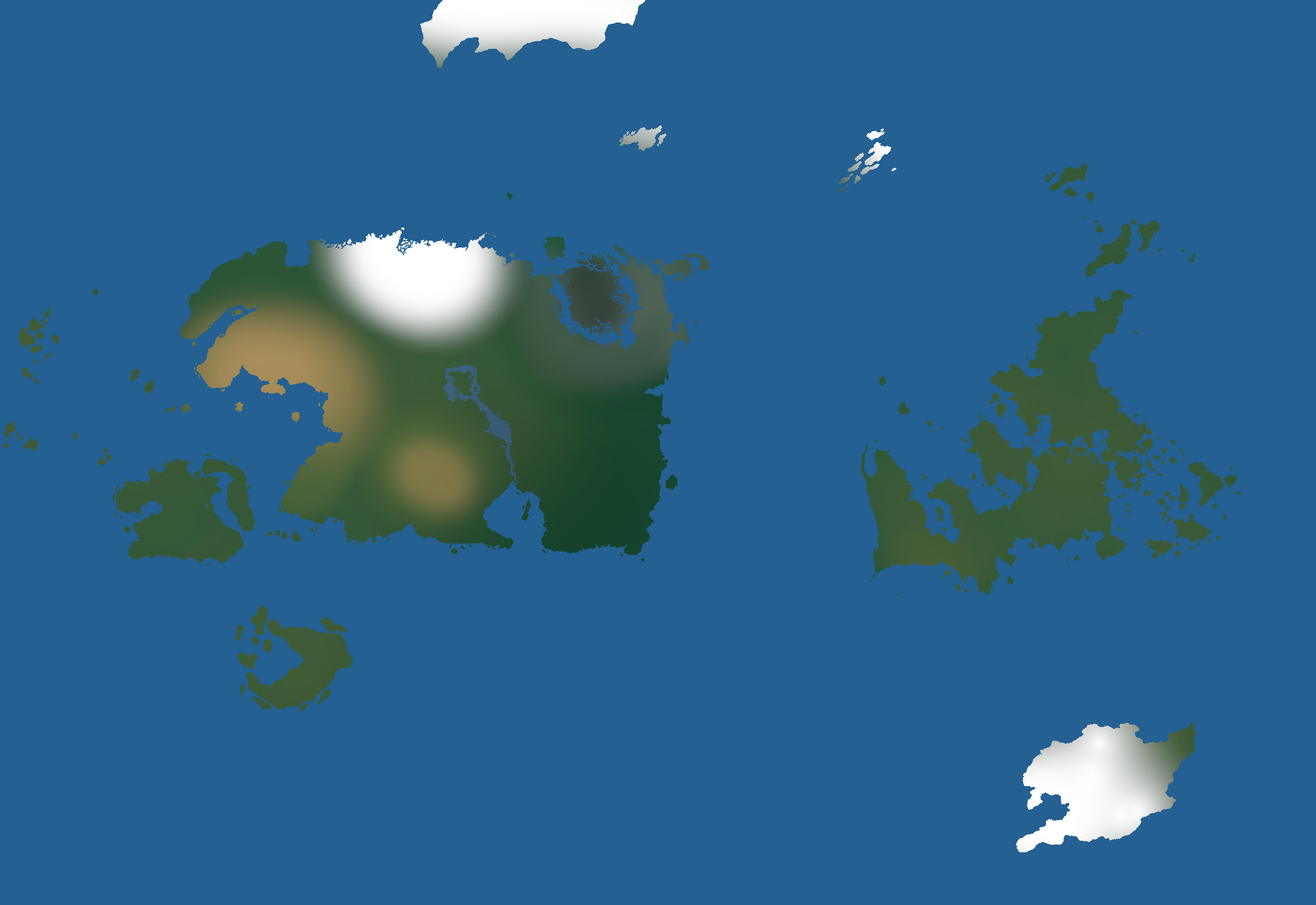
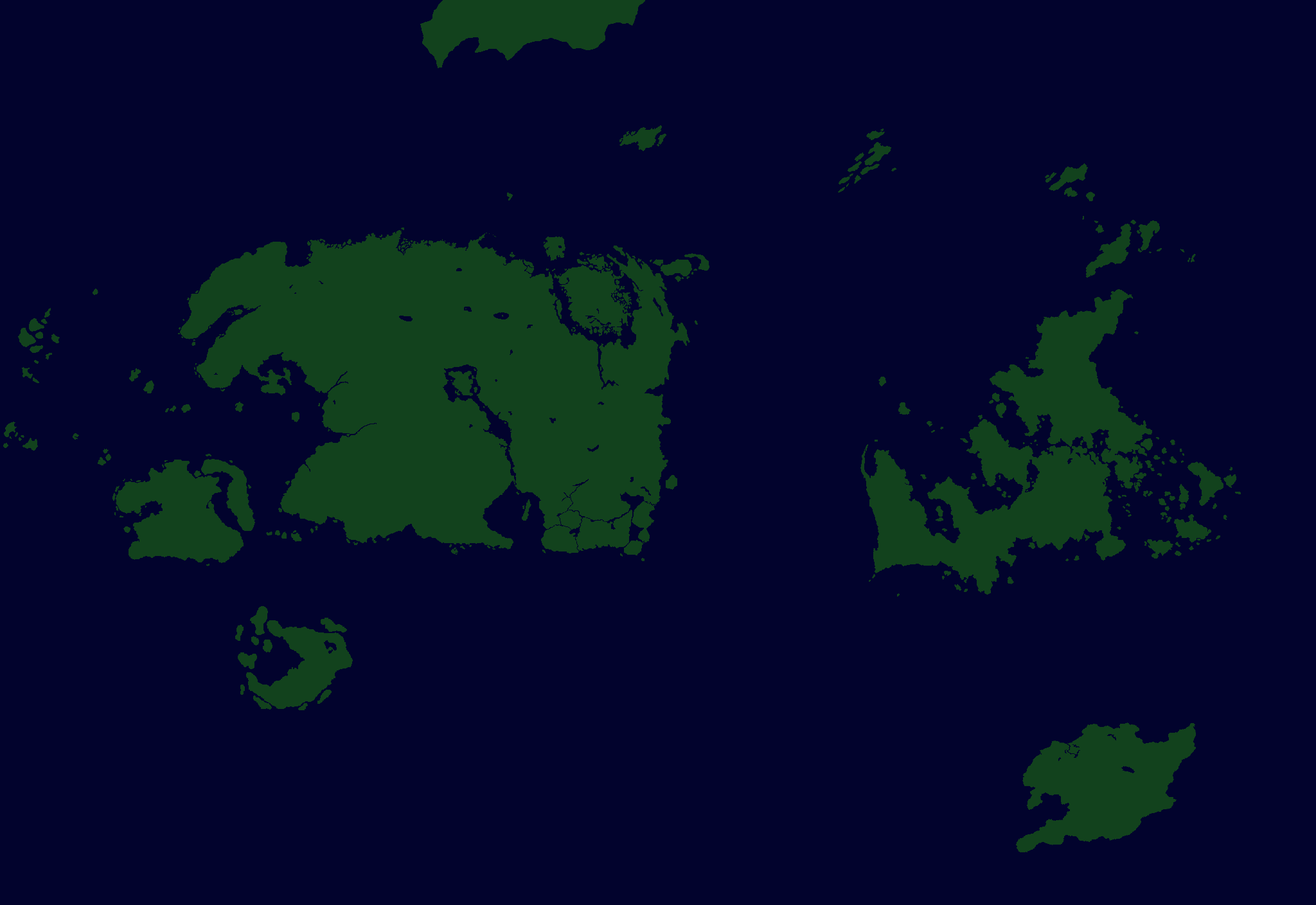
Layered file, before and after one edit (1316 × 905). Changes by layer:
painted on "Land" over [0,0,1316,905]
painted on "Water" over [0,0,1316,905]
